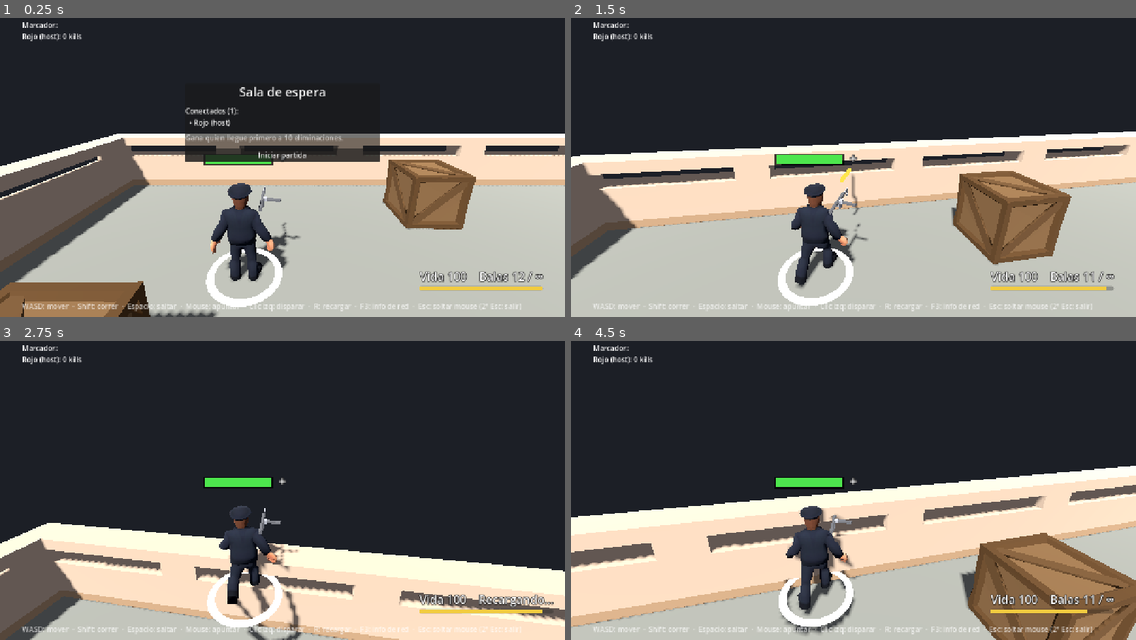
Above: before the commit, frames 1-4 (two rows, left to right).
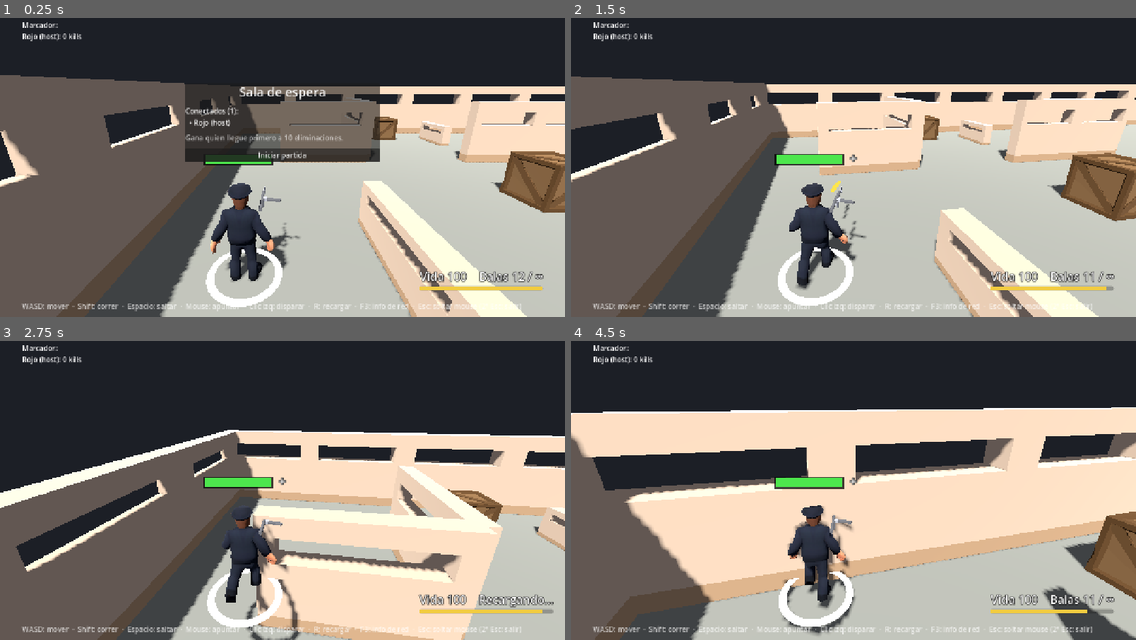
Above: after the commit, the same moments.

Repository: mpinedaj/godot-networked-shooter
Game: Godot game, scene res://scenes/game.tscn
The game is run twice, just before and just after one commit, with the same random seed, the same clock (stepped at 60 frames per second) and the same inputs. This scene is started directly instead of the project's main scene.
Inputs (mouse positions are in pixels of both pictures, inside the frame that each line leads up to):
- Up to frame 1 (0.25 s): no input
- Up to frame 2 (1.5 s): click "Iniciar partida" at 0.5 s; tap Enter at 1.25 s; move the mouse to (881, 158) at 1.27 s; hold Up (ui_up) from 1.28 s (still down); hold Shift from 1.28 s (still down); click (881, 158) at 1.42 s
- Up to frame 3 (2.75 s): keep holding Up (ui_up); tap Space at 1.52, 1.82, 2.27, 2.57 s; move the mouse to (254, 481) at 2.02 s; release Shift at 2.03 s; tap R at 2.1 s
- Up to frame 4 (4.5 s): keep holding Up (ui_up); move the mouse to (864, 475) at 2.77 s; hold Shift 2.78-3.53 s; move the mouse to (847, 487) at 3.52 s; tap R at 3.6 s; click (847, 487) at 3.67 s; tap Space at 3.77, 4.07 s; move the mouse to (893, 484) at 4.27 s; hold Shift from 4.28 s (still down)

The runs differ from the first frame. In frame 1, 47% of the frame differs, in the area x 0-100%, y 19-100%; in frame 2, 53%; in frame 3, 49%; in frame 4, 47%.

Commit message:
Mapa diseñado a mano con coberturas altas y bajas
Arena de 36 x 24 m, simétrica: se describe un cuadrante y se refleja en los
cuatro, así ningún punto de aparición tiene ventaja.
- Centro abierto con un anillo de muros bajos y una columna de cajas.
- Pasillos laterales separados del centro por muros altos, con tres entradas.
- Un cuarto en cada esquina, con dos entradas.
- Zonas de aparición en los lados cortos, detrás de un muro bajo.
Los muros altos (2,4 m) tapan la vista; los bajos (1 m) cubren medio
cuerpo y se pueden saltar. El mapa se sigue generando igual en todos los
peers, sin enviarlo por la red.

Diff:
--- a/scripts/game.gd
+++ b/scripts/game.gd
@@ -6,10 +6,28 @@
 const PLAYER_SCENE := preload("res://scenes/player.tscn")
 const MENU_SCENE := "res://scenes/main_menu.tscn"
 ## Arena: X en [-HALF.x, HALF.x], Z en [-HALF.y, HALF.y] (metros).
-const HALF := Vector2(12, 7)
-const WALL_THICKNESS := 0.6
-const WALL_HEIGHT := 1.5
+const HALF := Vector2(18, 12)
+const WALL_THICKNESS := 0.6   # Muros del borde.
+const BORDER_HEIGHT := 3.0
 const CRATE_SIZE := 1.2
+## Coberturas: los muros altos tapan la vista; los bajos cubren medio cuerpo
+## y se pueden saltar (el salto llega a ~1,2 m).
+const HIGH := 2.4
+const LOW := 1.0
+const COVER_THICKNESS := 0.4
+## Mapa diseñado a mano. Se describe UN cuadrante (x >= 0, z >= 0) y se refleja
+## en los otros tres: así es simétrico y nadie aparece con ventaja.
+## Cada muro: [centro x, centro z, largo en x, largo en z, alto].
+const QUADRANT_WALLS := [
+	[13.75, 6.0, 3.5, COVER_THICKNESS, HIGH],  # Cuarto de la esquina: muro hacia el centro.
+	[12.0, 7.75, COVER_THICKNESS, 3.5, HIGH],  # Cuarto de la esquina: muro hacia el pasillo.
+	[5.5, 6.0, 5.0, COVER_THICKNESS, HIGH],    # Separa el pasillo lateral del centro.
+	[3.0, 0.0, COVER_THICKNESS, 3.0, LOW],     # Anillo de coberturas del centro.
+	[0.0, 3.0, 3.0, COVER_THICKNESS, LOW],
+	[13.5, 0.0, COVER_THICKNESS, 3.0, LOW],    # Cobertura de la zona de aparición.
+	[7.0, 9.5, COVER_THICKNESS, 2.0, LOW],     # Cobertura en el pasillo.
+]
+const QUADRANT_CRATES := [Vector2(8.5, 2.5), Vector2(9.5, 10.5)]
 ## Modelos del escenario y su tamaño original (medido del FBX importado).
 const WALL_MODEL := "res://Assets/Environment/Wall_01.fbx"
 const WALL_MODEL_SIZE := Vector3(4.0, 2.4, 0.3)
@@ -29,9 +47,10 @@
 
 var kills_map: Dictionary = {}  # peer_id -> kills (autoritativo en el servidor)
 var _bullet_counter: int = 0
+## Los dos primeros (los primeros jugadores) quedan en lados opuestos.
 var spawn_points: Array[Vector3] = [
-	Vector3(-8, 0, -3.5), Vector3(8, 0, 3.5), Vector3(8, 0, -3.5), Vector3(-8, 0, 3.5),
-	Vector3(0, 0, 0), Vector3(0, 0, -4.5), Vector3(0, 0, 4.5), Vector3(-4, 0, 0),
+	Vector3(-16, 0, 0), Vector3(16, 0, 0), Vector3(0, 0, -9), Vector3(0, 0, 9),
+	Vector3(-15.5, 0, 9.5), Vector3(15.5, 0, -9.5), Vector3(15.5, 0, 9.5), Vector3(-15.5, 0, -9.5),
 ]
 
 @onready var players_node: Node3D = $Players
@@ -88,32 +107,51 @@
 	var t := WALL_THICKNESS
 	var long := HALF.x * 2 + t * 2
 	var short := HALF.y * 2
-	walls.add_child(_make_wall(Vector3(0, 0, -HALF.y - t / 2), long, false))
-	walls.add_child(_make_wall(Vector3(0, 0, HALF.y + t / 2), long, false))
-	walls.add_child(_make_wall(Vector3(-HALF.x - t / 2, 0, 0), short, true))
-	walls.add_child(_make_wall(Vector3(HALF.x + t / 2, 0, 0), short, true))
-
-	# Obstáculos (cajas Box_01) con semilla fija: todos los peers generan los mismos.
-	var rng := RandomNumberGenerator.new()
-	rng.seed = 12345
-	var placed := 0
-	while placed < 12:
-		var pos := Vector3(rng.randf_range(-HALF.x + 1.5, HALF.x - 1.5), 0, rng.randf_range(-HALF.y + 1.5, HALF.y - 1.5))
-		if _near_spawn(pos):
-			continue  # Sigue usando el mismo rng: el resultado sigue siendo determinista.
-		var crate := _make_block(pos, Vector3.ONE * CRATE_SIZE, Color(0.5, 0.38, 0.25), false)
-		var m: Node3D = load(BOX_MODEL).instantiate()
-		m.scale = Vector3.ONE * (CRATE_SIZE / BOX_MODEL_SIZE)  # El modelo ya está centrado.
-		crate.add_child(m)
-		walls.add_child(crate)
-		placed += 1
+	walls.add_child(_make_wall(Vector3(0, 0, -HALF.y - t / 2), long, false, BORDER_HEIGHT, t))
+	walls.add_child(_make_wall(Vector3(0, 0, HALF.y + t / 2), long, false, BORDER_HEIGHT, t))
+	walls.add_child(_make_wall(Vector3(-HALF.x - t / 2, 0, 0), short, true, BORDER_HEIGHT, t))
+	walls.add_child(_make_wall(Vector3(HALF.x + t / 2, 0, 0), short, true, BORDER_HEIGHT, t))
+
+	# Muros interiores y cajas: el cuadrante descrito arriba, reflejado en los cuatro.
+	for w in _mirror(QUADRANT_WALLS):
+		var along_z: bool = w[3] > w[2]
+		walls.add_child(_make_wall(Vector3(w[0], 0, w[1]), maxf(w[2], w[3]), along_z, w[4], minf(w[2], w[3])))
+	for c in _mirror(QUADRANT_CRATES.map(func(v): return [v.x, v.y])):
+		walls.add_child(_make_crate(Vector3(c[0], 0, c[1])))
+	# Columna de dos cajas en el centro: tapa la vista de lado a lado.
+	walls.add_child(_make_crate(Vector3.ZERO))
+	walls.add_child(_make_crate(Vector3(0, CRATE_SIZE, 0)))
+
+## Refleja piezas [x, z, ...] del cuadrante x>=0, z>=0 en los cuatro cuadrantes.
+## Las que están sobre un eje (x = 0 o z = 0) no se duplican.
+func _mirror(pieces: Array) -> Array:
+	var out: Array = []
+	var seen := {}
+	for p in pieces:
+		for sx in [1, -1]:
+			for sz in [1, -1]:
+				var q: Array = p.duplicate()
+				q[0] = p[0] * sx
+				q[1] = p[1] * sz
+				var key := "%.2f,%.2f" % [q[0], q[1]]
+				if not seen.has(key):
+					seen[key] = true
+					out.append(q)
+	return out
+
+func _make_crate(pos: Vector3) -> StaticBody3D:
+	var crate := _make_block(pos, Vector3.ONE * CRATE_SIZE, Color(0.5, 0.38, 0.25), false)
+	var m: Node3D = load(BOX_MODEL).instantiate()
+	m.scale = Vector3.ONE * (CRATE_SIZE / BOX_MODEL_SIZE)  # El modelo ya está centrado.
+	crate.add_child(m)
+	return crate
 
 func _build_environment() -> void:
 	# Cámara en tercera persona; _process le asigna el jugador local cuando aparece.
 	camera = ThirdPersonCamera.new()
 	camera.fov = 70
 	map_node.add_child(camera)
-	camera.position = Vector3(0, 12, 10)
+	camera.position = Vector3(0, 20, 16)
 	camera.look_at(Vector3.ZERO)
 	camera.make_current()
 	# Luz del sol con sombras.
@@ -131,12 +169,6 @@
 	var we := WorldEnvironment.new()
 	we.environment = env
 	map_node.add_child(we)
-
-func _near_spawn(pos: Vector3) -> bool:
-	for sp in spawn_points:
-		if pos.distance_to(sp) < 2.0:
-			return true
-	return false
 
 func _mat(color: Color) -> StandardMaterial3D:
 	var m := StandardMaterial3D.new()
@@ -162,10 +194,11 @@
 		sb.add_child(mi)
 	return sb
 
-## Muro de borde: una colisión de caja + modelos Wall_01 (4 m) estirados para
-## cubrir exactamente `length`. along_z = true para los muros laterales.
-func _make_wall(center: Vector3, length: float, along_z: bool) -> StaticBody3D:
-	var sb := _make_block(center, Vector3(length, WALL_HEIGHT, WALL_THICKNESS), Color.GRAY, false)
+## Muro: una colisión de caja + modelos Wall_01 (4 m) estirados para cubrir
+## exactamente `length` con la altura y el grosor pedidos. along_z = true si
+## el muro va a lo largo del eje Z.
+func _make_wall(center: Vector3, length: float, along_z: bool, height: float, thickness: float) -> StaticBody3D:
+	var sb := _make_block(center, Vector3(length, height, thickness), Color.GRAY, false)
 	if along_z:
 		sb.rotation.y = PI / 2
 	var n := ceili(length / WALL_MODEL_SIZE.x)
@@ -173,8 +206,8 @@
 	for i in n:
 		var m: Node3D = load(WALL_MODEL).instantiate()
 		# Wall_01 tiene la base en y=0 y está centrado en X/Z.
-		m.scale = Vector3(sx, WALL_HEIGHT / WALL_MODEL_SIZE.y, WALL_THICKNESS / WALL_MODEL_SIZE.z)
-		m.position = Vector3(-length / 2 + (i + 0.5) * WALL_MODEL_SIZE.x * sx, -WALL_HEIGHT / 2, 0)
+		m.scale = Vector3(sx, height / WALL_MODEL_SIZE.y, thickness / WALL_MODEL_SIZE.z)
+		m.position = Vector3(-length / 2 + (i + 0.5) * WALL_MODEL_SIZE.x * sx, -height / 2, 0)
 		sb.add_child(m)
 	return sb
 
